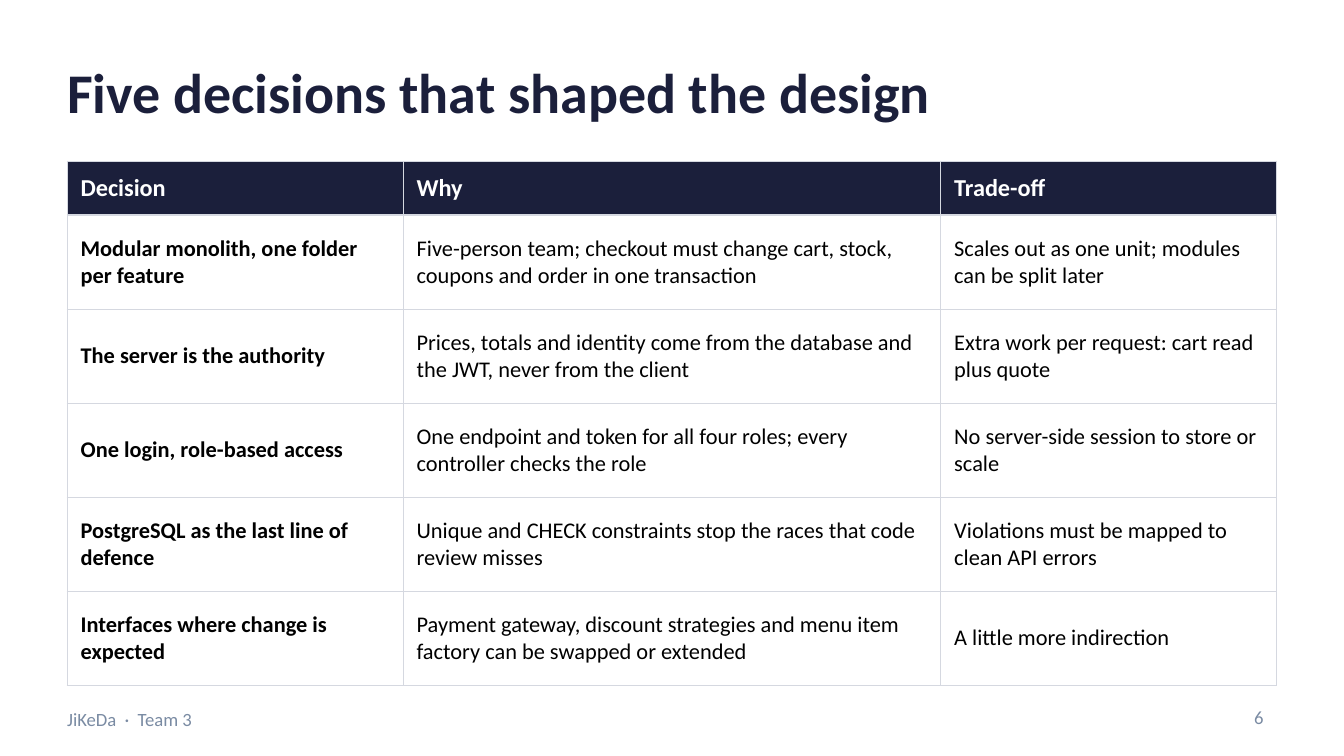
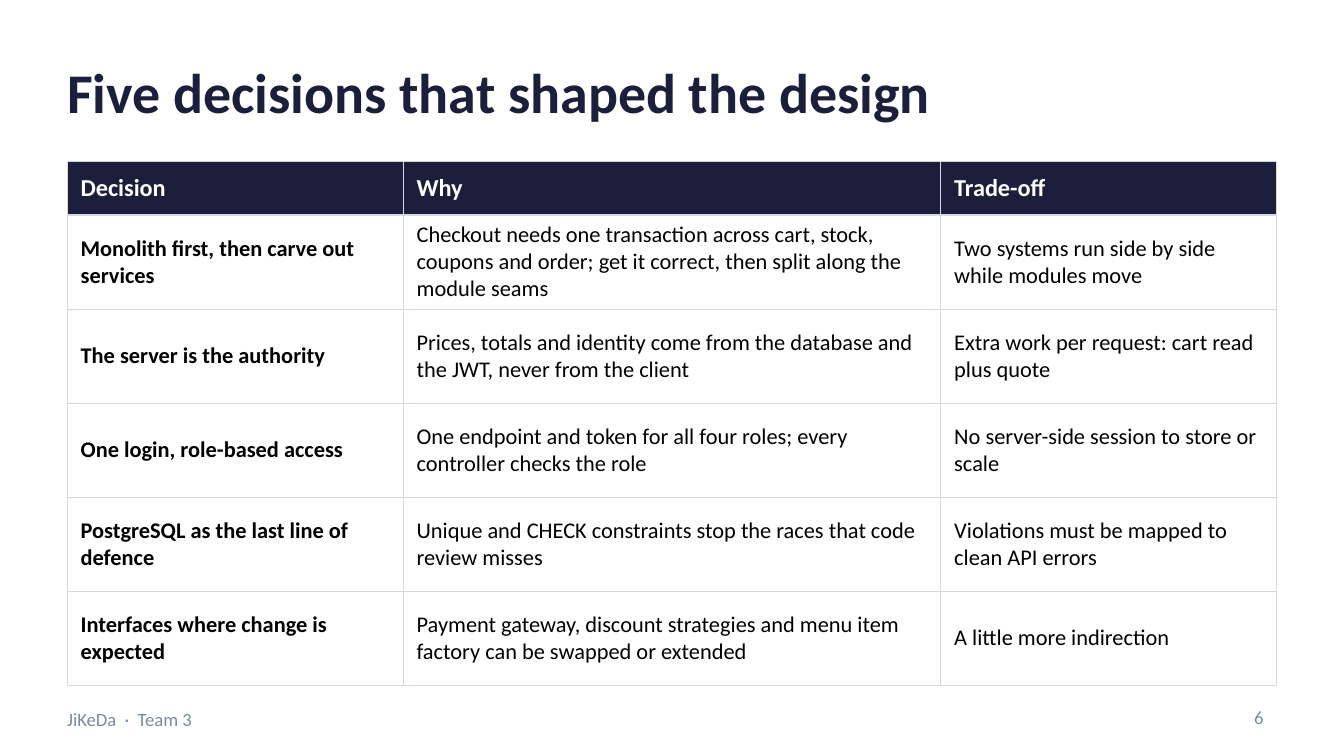
Before and after one commit to Friedriceee/5001, a slide deck: slide 6 of docs/presentation/JiKeDa_Team3_Presentation.pptx. Drawn at 1344x756 pixels with LibreOffice and Linux fonts; fonts in the diff are those of the drawing. Boxes give left, top, right and bottom in pixels: in the first picture for what was removed or moved away, otherwise in the second. Text is boxed around its words. In the diff, an @@ line names an element or a change of style, - is before the commit and + after.

```diff
--- a/docs/presentation/JiKeDa_Team3_Presentation.pptx
+++ b/docs/presentation/JiKeDa_Team3_Presentation.pptx
@@ table at bbox=[67, 161, 1277, 667] @@
-row 2: Modular monolith, one folder per feature | Five-person team; checkout must change cart, stock, coupons and order in one transaction | Scales out as one unit; modules can be split later
+row 2: Monolith first, then carve out services | Checkout needs one transaction across cart, stock, coupons and order; get it correct, then split along the module seams | Two systems run side by side while modules move
```
Also in this commit, not shown: 8 other slides changed, 2 slides added.
